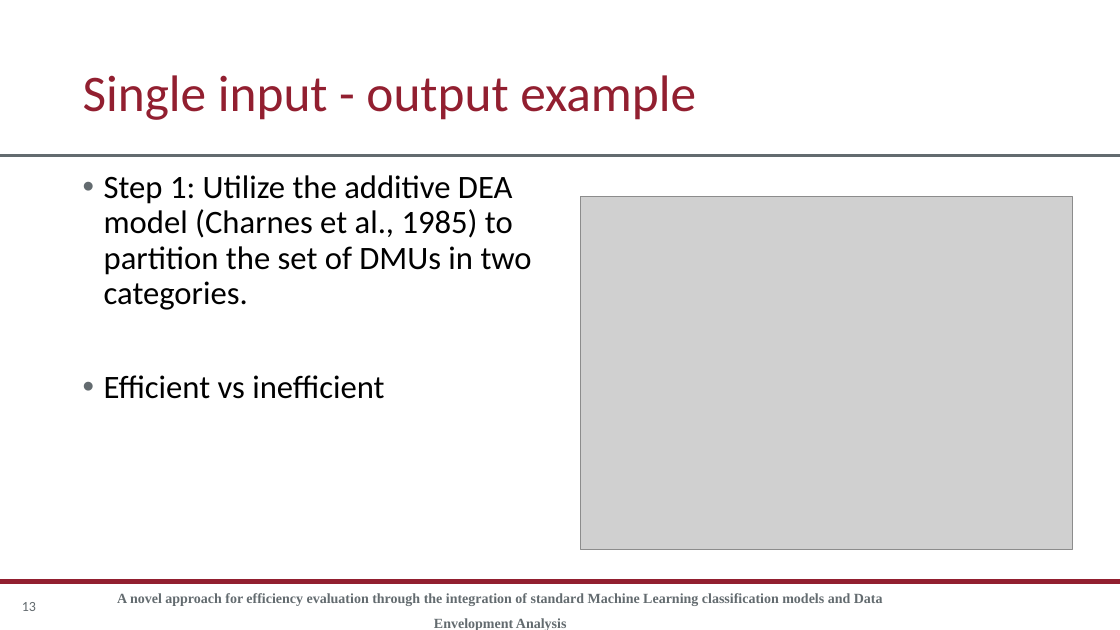
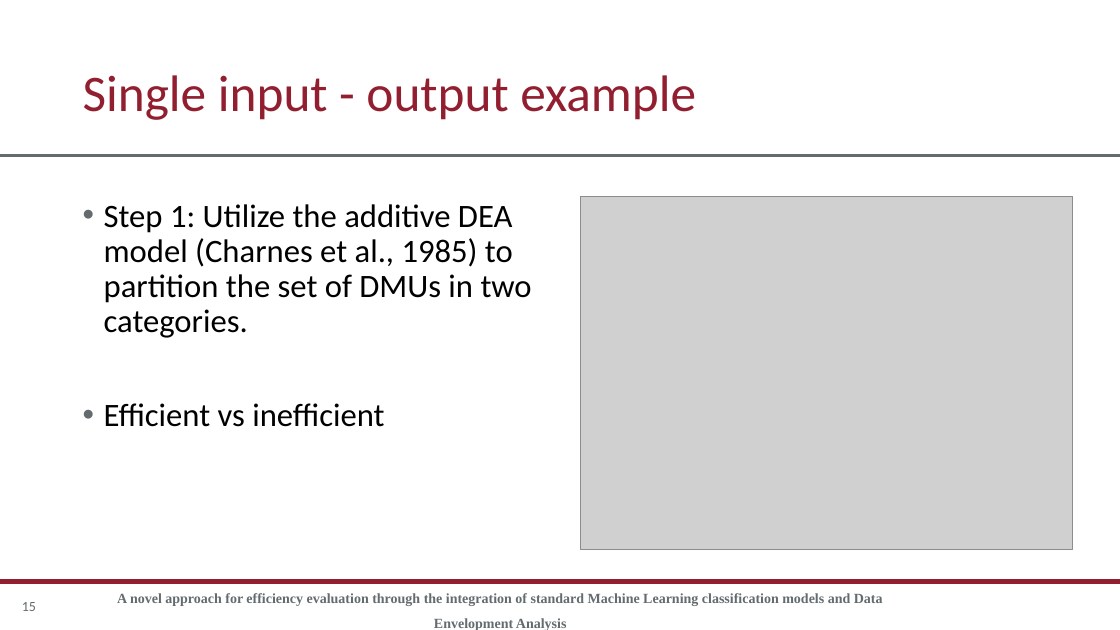
Before and after one commit to rgonzalezmoyano/Cafee, a slide deck: slide 15 of articulo 1 XAI/Presentación/Presentacion XAI cafee.pptx (slide 13 before the commit). Drawn at 1120x630 pixels with LibreOffice and Linux fonts; fonts in the diff are those of the drawing; grey boxes stand for pictures; background and template pictures are left out. Boxes give left, top, right and bottom in pixels: in the first picture for what was removed or moved away, otherwise in the second. Text is boxed around its words. In the diff, an @@ line names an element or a change of style, - is before the commit and + after.

```diff
--- a/articulo 1 XAI/Presentación/Presentacion XAI cafee.pptx
+++ b/articulo 1 XAI/Presentación/Presentacion XAI cafee.pptx
@@ text "Step 1: Utilize the additive ...": place and size @@
-text "Step 1: Utilize the additive ..." at box(104, 175, 532, 399)
+text "Step 1: Utilize the additive ..." at box(104, 204, 532, 427)
```
Also in this commit, not shown: 6 other slides changed, 2 slides added, 3 other files.
